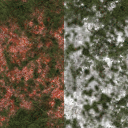
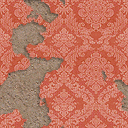
Two versions of the same layered image (128x128). Layer-by-layer changes:
hid group "y (grass)" (2 layers) over [0,0,128,128]
hid group "x" (2 layers) over [0,0,128,128]
showed group "y (rips)" (2 layers) over [0,0,128,128]
painted on "Background" over [64,0,128,128]
